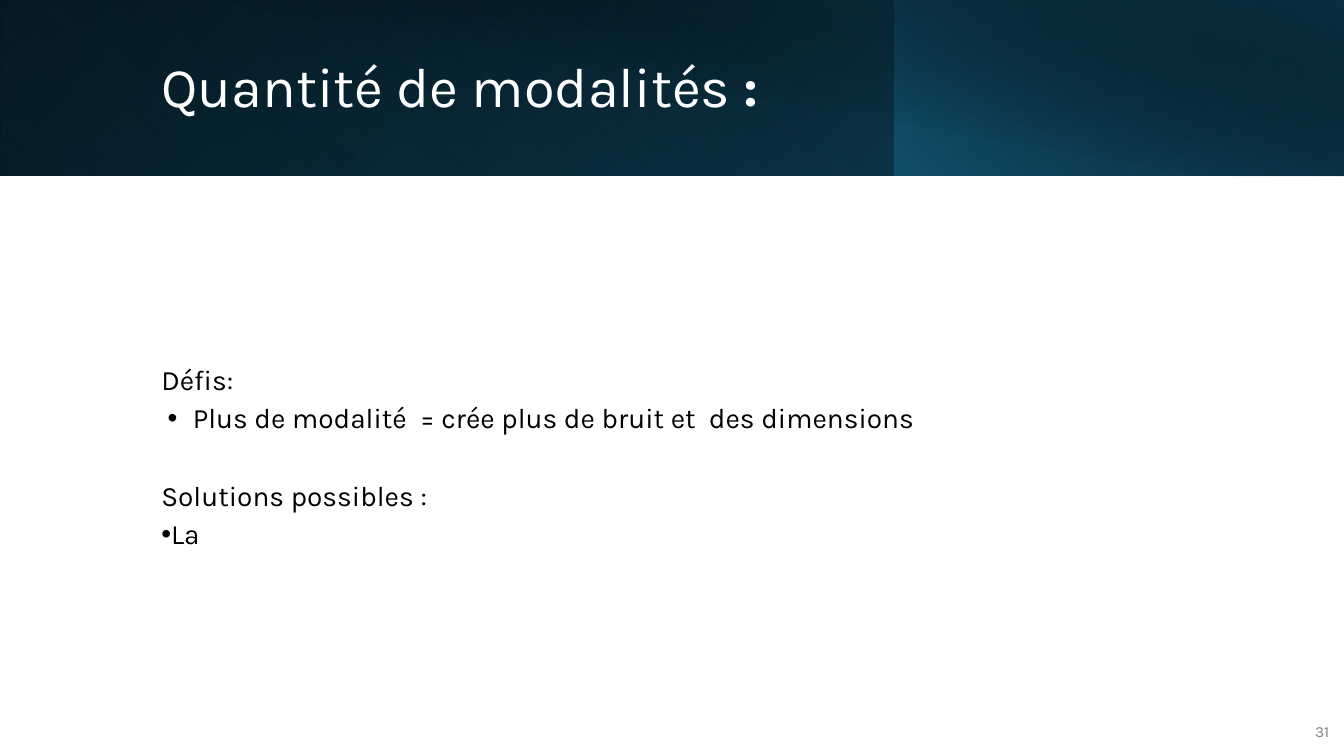
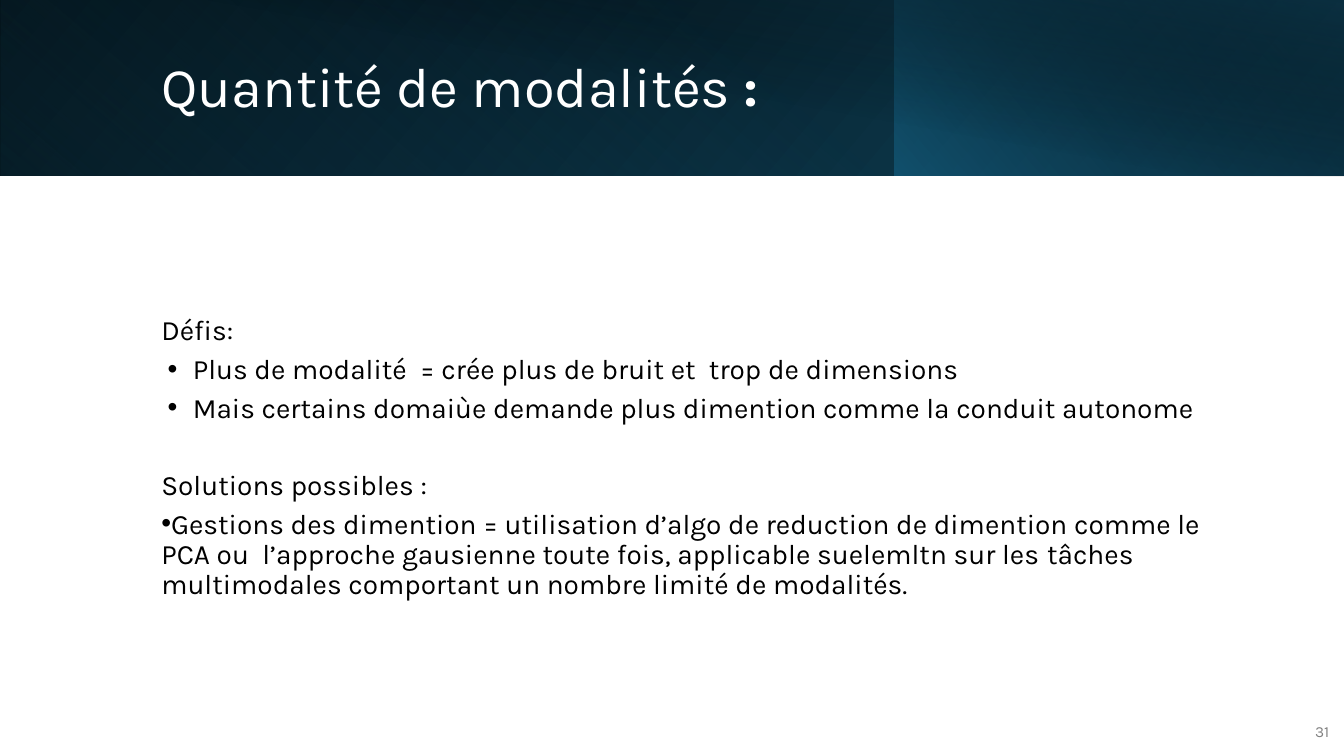
Before and after one commit to IzowRM/Stage-Cetic, a slide deck: slide 31 of Doc Slide/Presentation_du_27_01.pptx. Drawn at 1344x756 pixels with LibreOffice and Linux fonts; fonts in the diff are those of the drawing. Boxes give left, top, right and bottom in pixels: in the first picture for what was removed or moved away, otherwise in the second. Text is boxed around its words. In the diff, an @@ line names an element or a change of style, - is before the commit and + after.

Commit message:
21.01

```diff
--- a/Doc Slide/Presentation_du_27_01.pptx
+++ b/Doc Slide/Presentation_du_27_01.pptx
@@ text at (x1=193, y1=357, x2=1193, y2=425): text changed @@
-• Plus de modalité = crée plus de bruit et des dimensions
+• Plus de modalité = crée plus de bruit et trop de dimensions
+• Mais certains domaiùe demande plus dimention comme la conduit autonome
@@ text at (x1=161, y1=514, x2=1199, y2=601): text changed @@
-• La
+• Gestions des dimention = utilisation d’algo de reduction de dimention comme le PCA ou l’approche gausienne toute fois, applicable suelemltn sur les tâches multimodales comportant un nombre limité de modalités.
```
Also in this commit, not shown: 2 other slides changed.
